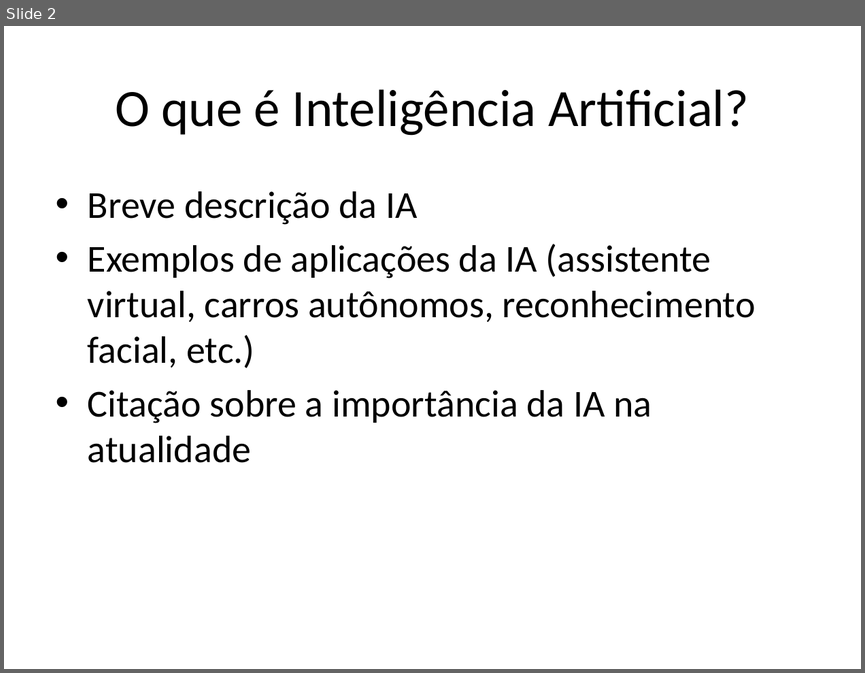
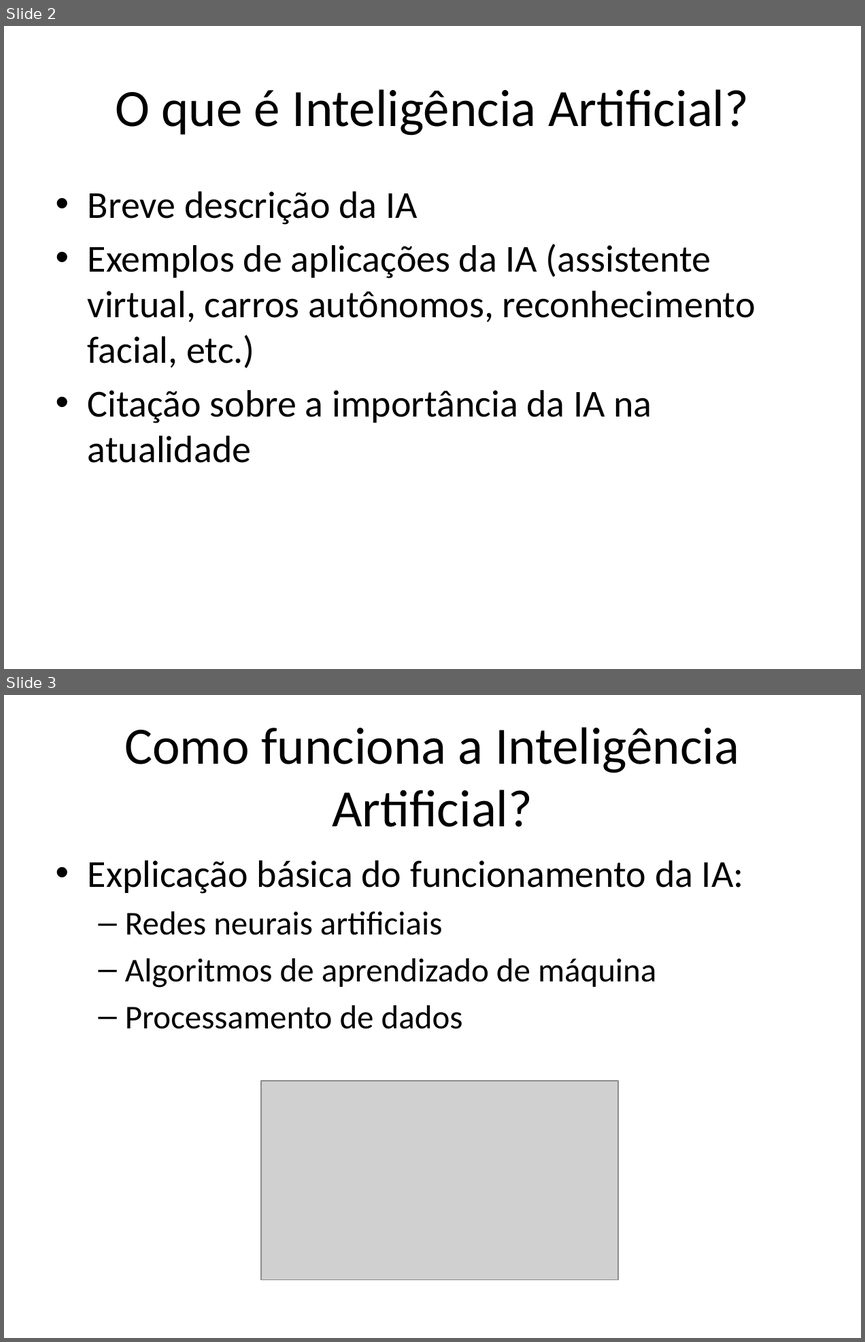
Before and after one commit to lcdlemos/EstagioNutes, a slide deck: Slides/roteiro_apresentacao.pptx. Shown one above the other, each under a label of ours: slide 2 before the commit, slides 2 and 3 after it. The pictures are 865x673 and 865x1342 pixels, drawn with LibreOffice and Linux fonts; fonts in the diff are those of the drawing; grey boxes stand for pictures. Boxes give left, top, right and bottom in pixels: in the first picture for what was removed or moved away, otherwise in the second. Text is boxed around its words. In the diff, an @@ line names an element or a change of style, - is before the commit and + after.

```diff
--- a/Slides/roteiro_apresentacao.pptx
+++ b/Slides/roteiro_apresentacao.pptx
@@ slide 3 added at (x1=4, y1=695, x2=861, y2=1338), background #FFFFFF @@
@@ title added at (x1=124, y1=727, x2=739, y2=827), 44 pt, text #000000 @@
+Como funciona a Inteligência Artificial?
@@ text added at (x1=88, y1=860, x2=743, y2=1029), 28 pt, text #000000 @@
+• Explicação básica do funcionamento da IA:
+  – Redes neurais artificiais
+  – Algoritmos de aprendizado de máquina
+  – Processamento de dados
@@ picture added at (x1=261, y1=1081, x2=618, y2=1279) @@
```
Also in this commit, not shown: 4 other files.
